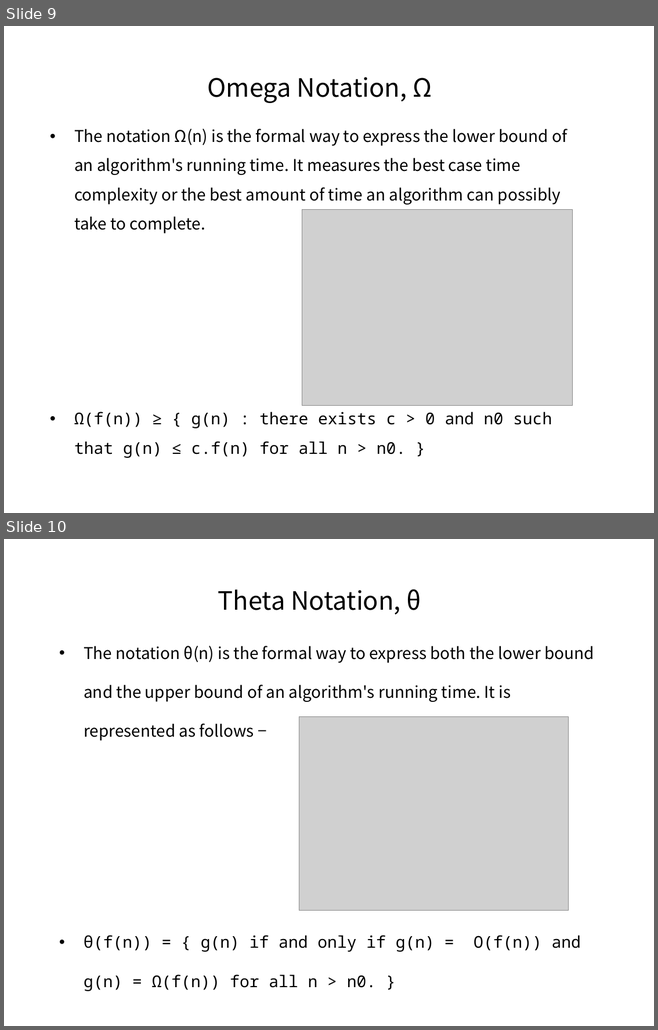
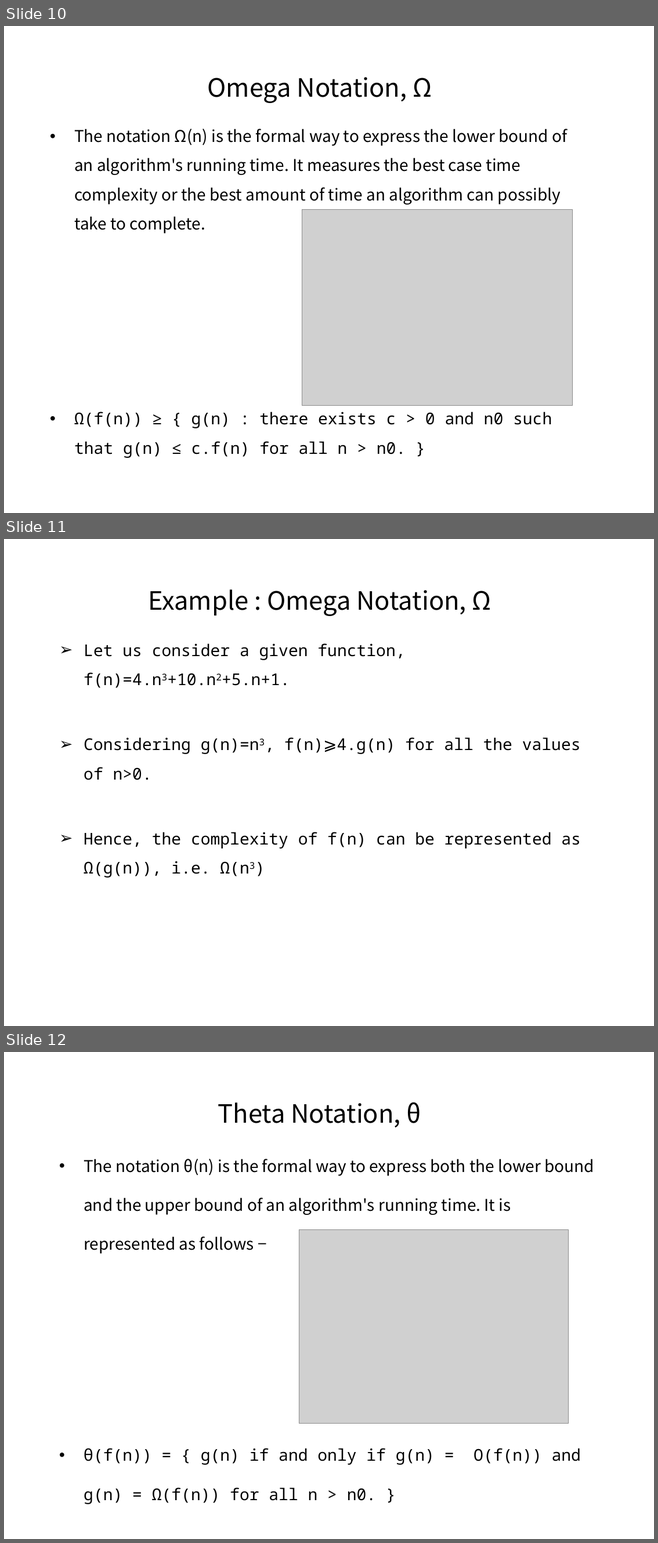
Before and after one commit to pankajfri/Training-Materials, a slide deck: Objected Oriented Programming Concepts Using C++ & Data Structures/Session-7.pptx. Shown one above the other, each under a label of ours: slides 9 and 10 before the commit, slides 10, 11 and 12 after it. The pictures are 658x1030 and 658x1543 pixels, drawn with LibreOffice and Linux fonts; fonts in the diff are those of the drawing; grey boxes stand for pictures; background and template pictures are left out. Boxes give left, top, right and bottom in pixels: in the first picture for what was removed or moved away, otherwise in the second. Text is boxed around its words. In the diff, an @@ line names an element or a change of style, - is before the commit and + after.

```diff
--- a/Objected Oriented Programming Concepts Using C++ & Data Structures/Session-7.pptx
+++ b/Objected Oriented Programming Concepts Using C++ & Data Structures/Session-7.pptx
@@ slide 11 added at bbox=[4, 539, 654, 1026], background #FFFFFF @@
@@ title added at bbox=[148, 589, 491, 616], 28 pt, text #000000 @@
+Example : Omega Notation, Ω
@@ text added at bbox=[83, 643, 581, 878], 18 pt, text #000000 @@
+➢ Let us consider a given function, f(n)=4.n3+10.n2+5.n+1.
+➢ Considering g(n)=n3, f(n)⩾4.g(n) for all the values of n>0.
+➢ Hence, the complexity of f(n) can be represented as Ω(g(n)), i.e. Ω(n3)
@@ what was slide 9 is now slide 10 @@
@@ what was slide 10 is now slide 12 @@
```
Also in this commit, not shown: 2 other slides added, 3 other files.
